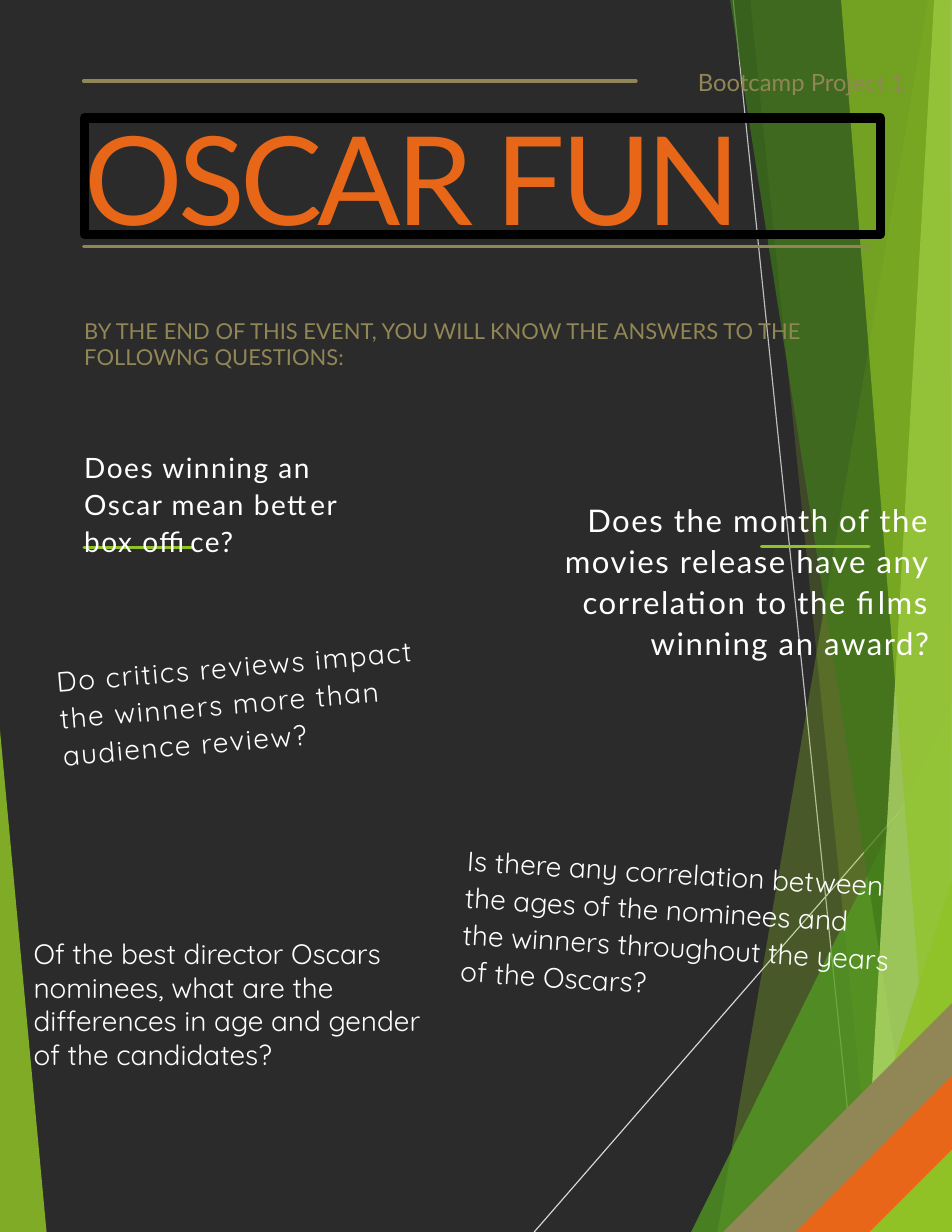
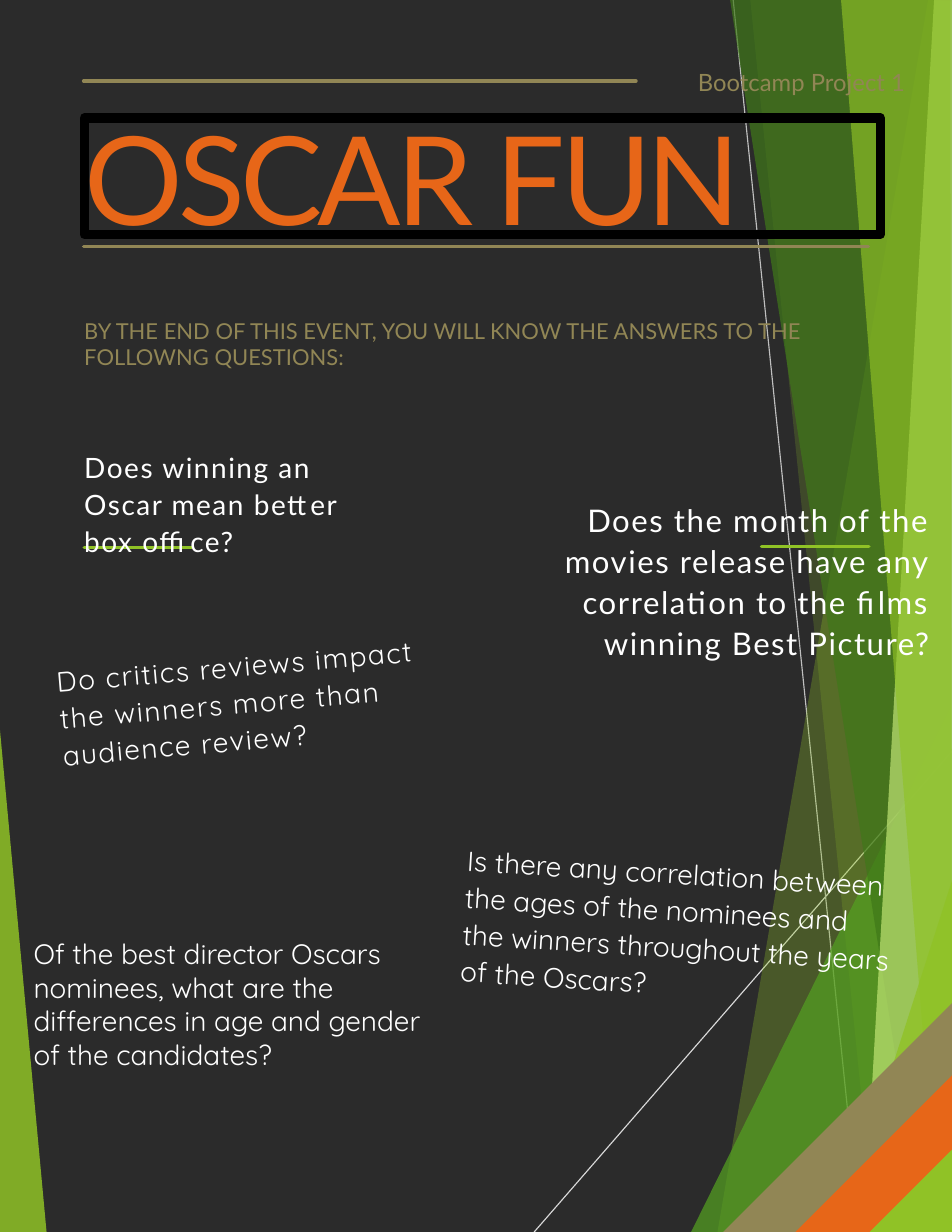
Before and after one commit to newton1021/project1, a slide deck: slide 2 of ANALYZING THE OSCARS.pptx. Drawn at 952x1232 pixels with LibreOffice and Linux fonts; fonts in the diff are those of the drawing; background and template pictures are left out; a plain dark background stands for a picture behind light text. Boxes give left, top, right and bottom in pixels: in the first picture for what was removed or moved away, otherwise in the second. Text is boxed around its words. In the diff, an @@ line names an element or a change of style, - is before the commit and + after.

```diff
--- a/ANALYZING THE OSCARS.pptx
+++ b/ANALYZING THE OSCARS.pptx
@@ text at (565, 505, 929, 661): text changed @@
-Does the month of the movies release have any correlation to the films winning an award?
+Does the month of the movies release have any correlation to the films winning Best Picture?
```
Also in this commit, not shown: 1 other slide changed, 1 slide added, 1 slide removed.
